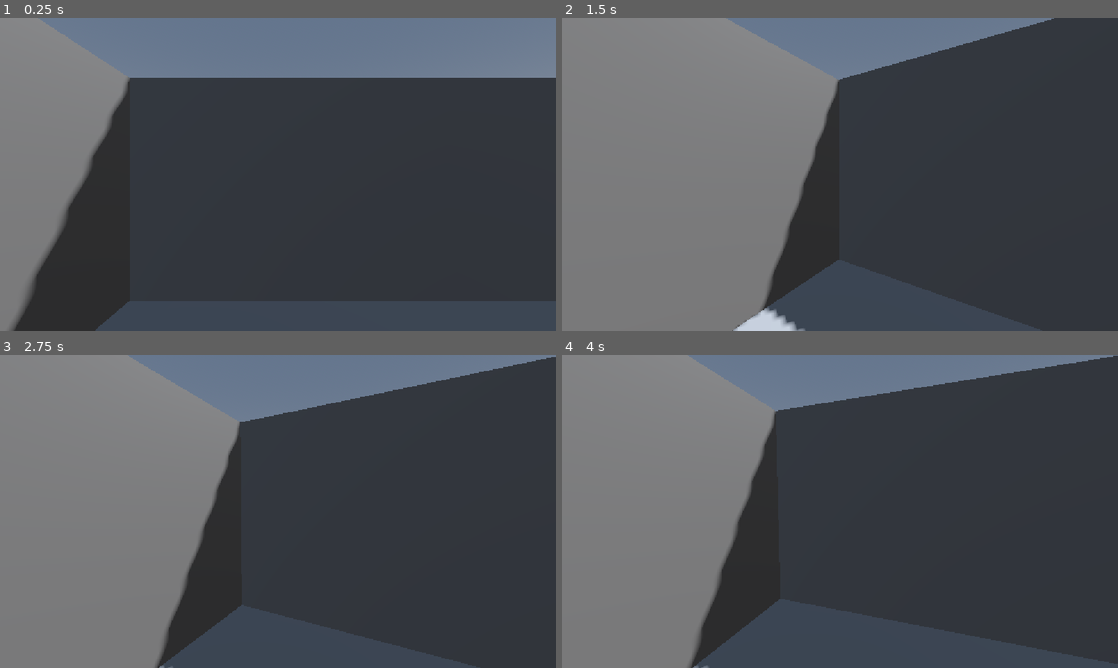
Above: before the commit, frames 1-4 (two rows, left to right).
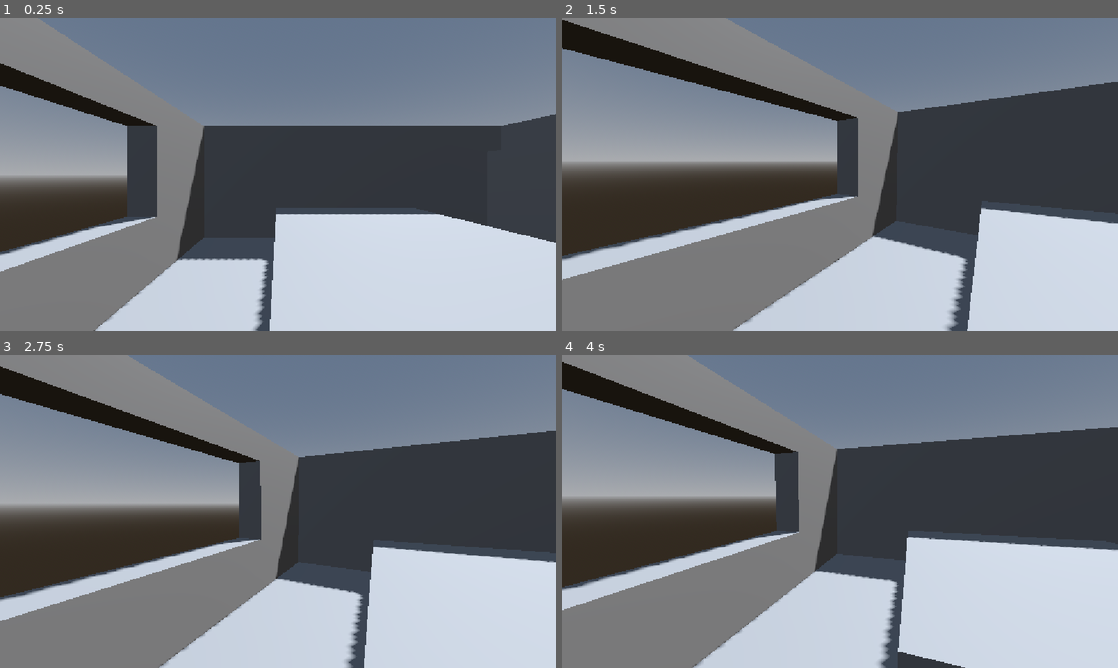
Above: after the commit, the same moments.

Repository: ridim334/sudoapters-1
Game: Godot game, scene res://main.tscn
Two runs of this game, one before a commit and one after it. Both use one fixed random seed, a clock stepped at 60 frames per second and the inputs below.
Inputs (mouse positions are in pixels of both pictures, inside the frame that each line leads up to):
- Up to frame 1 (0.25 s): no input
- Up to frame 2 (1.5 s): tap Enter (ui_accept) at 0.5, 0.77, 1.25 s; move the mouse to (962, 158) at 0.52 s; hold Right (ui_right) 0.53-1.28 s; click (962, 158) at 0.67 s; move the mouse to (812, 174) at 1.27 s; hold Up (ui_up) from 1.28 s (still down)
- Up to frame 3 (2.75 s): keep holding Up (ui_up); tap Enter (ui_accept) at 1.52, 2 s; move the mouse to (289, 505) at 2.02 s
- Up to frame 4 (4 s): keep holding Up (ui_up); tap Enter (ui_accept) at 2.75, 3.02, 3.5, 3.77 s; move the mouse to (834, 517) at 2.77 s; click (834, 517) at 2.92 s; move the mouse to (878, 514) at 3.52 s

The runs differ from the first frame. In frame 1, 54% of the frame differs, in the area x 0-100%, y 14-100%; in frame 2, 56%; in frame 3, 56%; in frame 4, 58%, in the area x 0-100%, y 0-100%.

Commit message:
Completed Mira's bedroom greyboxing

Diff:
--- a/new-game-project/main.tscn
+++ b/new-game-project/main.tscn
@@ -15,6 +15,70 @@
 
 [node name="Main" type="Node3D" unique_id=1279762110]
 
+[node name="CSGCombiner3D" type="CSGCombiner3D" parent="." unique_id=888829076]
+use_collision = true
+
+[node name="CSGBox3D" type="CSGBox3D" parent="CSGCombiner3D" unique_id=1833723648]
+use_collision = true
+size = Vector3(9, 0.25, 9)
+
+[node name="CSGBox3D2" type="CSGBox3D" parent="CSGCombiner3D" unique_id=1542831018]
+transform = Transform3D(0.071999975, 0, 0, 0, 1, 0, 0, 0, 1, -4.25, 1.625, 0)
+use_collision = true
+size = Vector3(7, 3, 9)
+
+[node name="CSGBox3D3" type="CSGBox3D" parent="CSGCombiner3D" unique_id=805124765]
+transform = Transform3D(0.071999975, 0, 0, 0, 1, 0, 0, 0, 1, 4.25, 1.625, 0)
+use_collision = true
+size = Vector3(7, 3, 9)
+
+[node name="CSGBox3D6" type="CSGBox3D" parent="CSGCombiner3D" unique_id=1453333638]
+transform = Transform3D(0.13679996, 0, 0, 0, 1, 0, 0, 0, 0.19999999, 3.5, 1.25, -2.75)
+use_collision = true
+size = Vector3(7, 2.25, 9)
+
+[node name="CSGBox3D7" type="CSGBox3D" parent="CSGCombiner3D" unique_id=1804619438]
+transform = Transform3D(0.13679996, 0, 0, 0, 1, 0, 0, 0, 0.19999999, 3.5, 1.25, -0.75)
+use_collision = true
+size = Vector3(7, 2.25, 9)
+
+[node name="CSGBox3D8" type="CSGBox3D" parent="CSGCombiner3D" unique_id=157443863]
+transform = Transform3D(0.13679996, 0, 0, 0, 0.39999998, 0, 0, 0, 0.24, 3.5, 0.5, 2.25)
+use_collision = true
+size = Vector3(7, 2.25, 9)
+
+[node name="CSGBox3D10" type="CSGBox3D" parent="CSGCombiner3D" unique_id=1625770212]
+transform = Transform3D(0.51299983, 0, 0, 0, 0.39999998, 0, 0, 0, 0.24, -0.25, 0.5, -1.98)
+use_collision = true
+size = Vector3(7, 2.25, 17.5)
+
+[node name="CSGBox3D9" type="CSGBox3D" parent="CSGCombiner3D" unique_id=680590307]
+transform = Transform3D(0.09673217, 0, 0.11879392, 0, 0.39999995, 0, -0.09673217, 0, 0.11879392, -2.8938255, 0.5, 2.9283977)
+use_collision = true
+size = Vector3(7, 2.25, 9.5)
+
+[node name="CSGBox3D4" type="CSGBox3D" parent="CSGCombiner3D" unique_id=1202948548]
+transform = Transform3D(-3.147219e-09, 0, -1, 0, 1, 0, 0.071999975, 0, -4.371139e-08, 0, 1.625, -4.5)
+use_collision = true
+size = Vector3(7, 3, 9)
+
+[node name="CSGBox3D5" type="CSGBox3D" parent="CSGCombiner3D" unique_id=1968939511]
+transform = Transform3D(-3.147219e-09, 0, -1, 0, 1, 0, 0.071999975, 0, -4.371139e-08, 0, 1.625, 4.25)
+use_collision = true
+size = Vector3(7, 3, 9)
+
+[node name="Negation" type="CSGBox3D" parent="CSGCombiner3D" unique_id=2078242085]
+transform = Transform3D(-3.147219e-09, 0, -1, 0, 1, 0, 0.071999975, 0, -4.371139e-08, 0, 1.375, 4.25)
+operation = 2
+use_collision = true
+size = Vector3(10.5, 2.5, 1.5)
+
+[node name="Negation2" type="CSGBox3D" parent="CSGCombiner3D" unique_id=1569626777]
+transform = Transform3D(0.071999975, 0, 0, 0, 1, 0, 0, 0, 1, -4.25, 1.875, -0.375)
+operation = 2
+use_collision = true
+size = Vector3(10.5, 1.5, 3.5)
+
 [node name="WorldEnvironment" type="WorldEnvironment" parent="." unique_id=1480844492]
 environment = SubResource("Environment_h2yge")
 
@@ -22,30 +86,6 @@
 transform = Transform3D(-0.8660254, -0.43301278, 0.25, 0, 0.49999997, 0.86602545, -0.50000006, 0.75, -0.43301266, 0, 0, 0)
 shadow_enabled = true
 
-[node name="CSGBox3D" type="CSGBox3D" parent="." unique_id=1833723648]
-use_collision = true
-size = Vector3(9, 0.25, 9)
-
-[node name="CSGBox3D2" type="CSGBox3D" parent="." unique_id=1542831018]
-transform = Transform3D(0.071999975, 0, 0, 0, 1, 0, 0, 0, 1, -4.25, 1.625, 0)
-use_collision = true
-size = Vector3(7, 3, 9)
-
-[node name="CSGBox3D3" type="CSGBox3D" parent="." unique_id=805124765]
-transform = Transform3D(0.071999975, 0, 0, 0, 1, 0, 0, 0, 1, 4.25, 1.625, 0)
-use_collision = true
-size = Vector3(7, 3, 9)
-
-[node name="CSGBox3D4" type="CSGBox3D" parent="." unique_id=1202948548]
-transform = Transform3D(-3.147219e-09, 0, -1, 0, 1, 0, 0.071999975, 0, -4.371139e-08, 0, 1.625, -4.5)
-use_collision = true
-size = Vector3(7, 3, 9)
-
-[node name="CSGBox3D5" type="CSGBox3D" parent="." unique_id=1968939511]
-transform = Transform3D(-3.147219e-09, 0, -1, 0, 1, 0, 0.071999975, 0, -4.371139e-08, 0, 1.625, 4.25)
-use_collision = true
-size = Vector3(7, 3, 9)
-
 [node name="PlayerController" parent="." unique_id=88946456 instance=ExtResource("1_ig7tw")]
-transform = Transform3D(1, 0, 0, 0, 1, 0, 0, 0, 1, -2, 0, -1.5)
-base_speed = 5.01
+transform = Transform3D(1, 0, 0, 0, 1, 0, 0, 0, 1, -2, 0, 1.25)
+base_speed = 3.75
